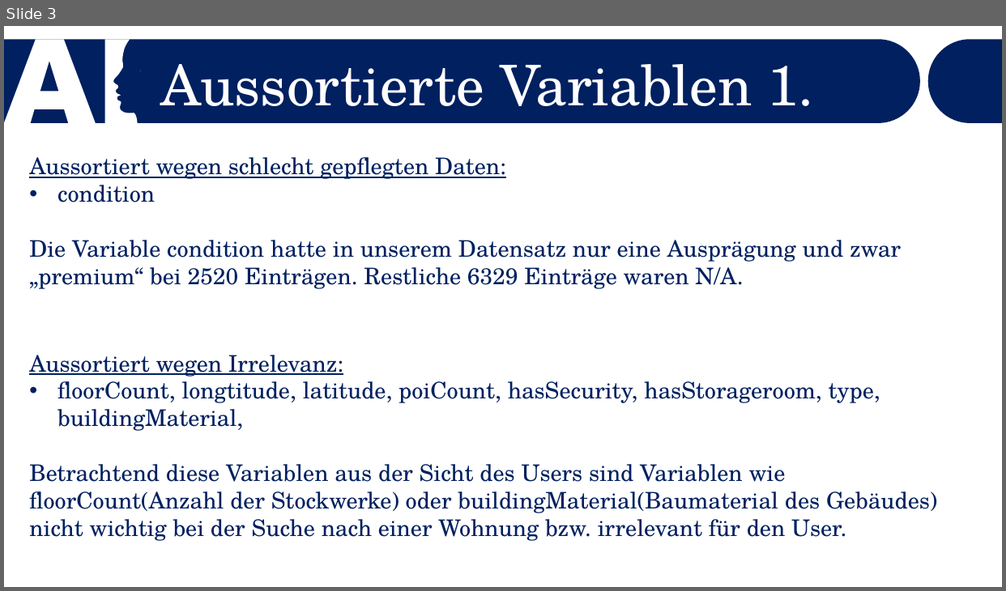
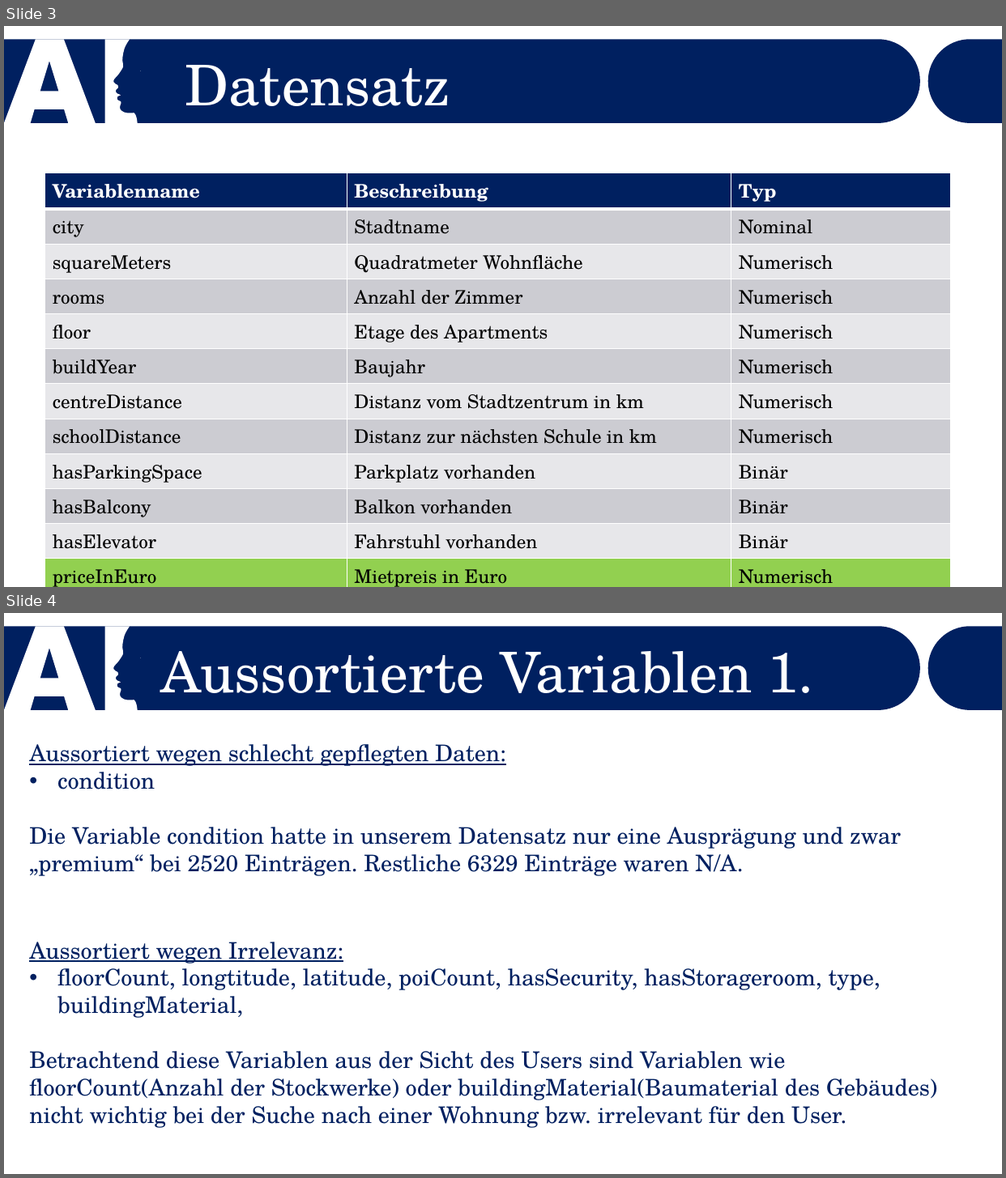
Before and after one commit to Dewin154/Projekt_Bauer, a slide deck: Mietspiegel_in_Polen.pptx. Shown one above the other, each under a label of ours: slide 3 before the commit, slides 3 and 4 after it. The pictures are 1006x591 and 1006x1178 pixels, drawn with LibreOffice and Linux fonts; fonts in the diff are those of the drawing. Boxes give left, top, right and bottom in pixels: in the first picture for what was removed or moved away, otherwise in the second. Text is boxed around its words. In the diff, an @@ line names an element or a change of style, - is before the commit and + after.

```diff
--- a/Mietspiegel_in_Polen.pptx
+++ b/Mietspiegel_in_Polen.pptx
@@ slide 3 added at <box>4,26,1002,587</box>, background #FFFFFF; not listed: 3 template elements that a slide beside it also shows @@
@@ text added at <box>185,65,450,106</box>, 54 pt, text #FFFFFF @@
+Datensatz
@@ table added at <box>45,173,951,587</box>, 12 rows, 3 columns @@
+Variablenname | Beschreibung | Typ
+city | Stadtname | Nominal
+squareMeters | Quadratmeter Wohnfläche | Numerisch
+rooms | Anzahl der Zimmer | Numerisch
+floor | Etage des Apartments | Numerisch
+buildYear | Baujahr | Numerisch
+centreDistance | Distanz vom Stadtzentrum in km | Numerisch
+schoolDistance | Distanz zur nächsten Schule in km | Numerisch
+hasParkingSpace | Parkplatz vorhanden | Binär
+hasBalcony | Balkon vorhanden | Binär
+hasElevator | Fahrstuhl vorhanden | Binär
+priceInEuro | Mietpreis in Euro | Numerisch
@@ what was slide 3 is now slide 4 @@
```
Also in this commit, not shown: 3 slides changed, 2 other slides added, 1 slide removed, 1 other file.
